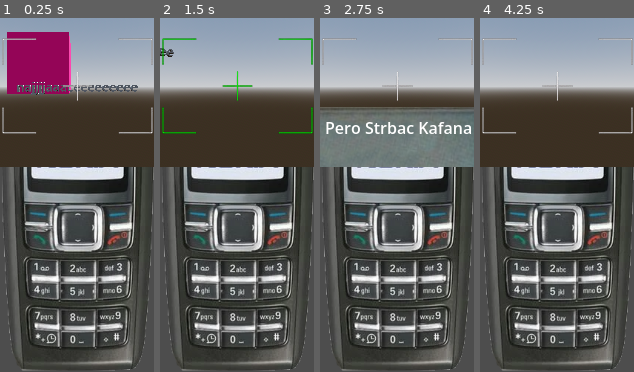
Above: before the commit, frames 1-4 (left to right).
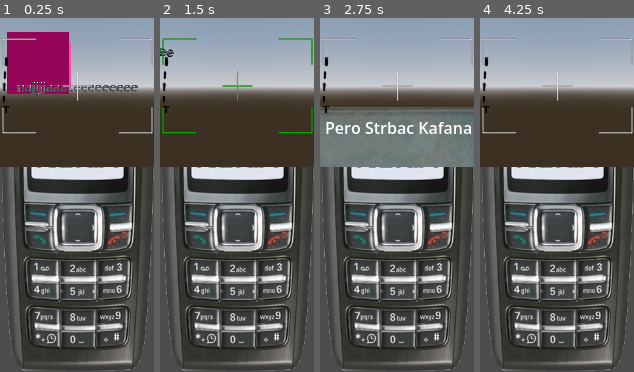
Above: after the commit, the same moments.

Repository: Pr0pyh/FonGameJam
Game: Godot game, scene res://scenes/main/main.tscn
The game is run twice, just before and just after one commit, with the same random seed, the same clock (stepped at 60 frames per second) and the same inputs. This scene is started directly instead of the project's main scene.
Inputs (mouse positions are in pixels of both pictures, inside the frame that each line leads up to):
- Up to frame 1 (0.25 s): no input
- Up to frame 2 (1.5 s): tap Enter (ui_accept) at 0.5, 0.77 s; move the mouse to (270, 173) at 0.52 s; hold Right (ui_right) 0.53-1.25 s; click (270, 173) at 0.67 s; drag from (206, 209) to (229, 262) at 1.27 s
- Up to frame 3 (2.75 s): tap Enter (ui_accept) at 2 s; move the mouse to (412, 113) at 2.02 s; hold Right (ui_right) from 2.03 s (still down)
- Up to frame 4 (4.25 s): release Right (ui_right) at 2.75 s; tap Enter (ui_accept) at 2.75, 3.5, 3.77 s; drag from (549, 262) to (510, 138) at 2.77 s; move the mouse to (603, 244) at 3.52 s; hold Left (ui_left) from 3.53 s (still down); tap Escape (ui_cancel) at 4.15 s

The runs differ from the first frame. In frame 1, 0.2% of the frame differs, in the area x 1-6%, y 11-27%; in frame 2, 0.2%; in frame 3, 0.2%; in frame 4, 0.2%.

Commit message:
health sistem poceo

Diff:
--- /dev/null
+++ b/scenes/HealthComponent/HealthComponent.tscn
@@ -0,0 +1,25 @@
+[gd_scene format=3 uid="uid://dwe2cicv7twsx"]
+
+[ext_resource type="Texture2D" uid="uid://bibqqa0crdv20" path="res://assets/baterijapuna.png" id="1_clwg0"]
+
+[node name="HealthComponent" type="Control" unique_id=1497718036]
+layout_mode = 3
+anchors_preset = 15
+anchor_right = 1.0
+anchor_bottom = 1.0
+grow_horizontal = 2
+grow_vertical = 2
+
+[node name="TextureProgressBar" type="TextureProgressBar" parent="." unique_id=1384147077]
+layout_mode = 1
+anchors_preset = 4
+anchor_top = 0.5
+anchor_bottom = 0.5
+offset_left = 13.0
+offset_top = -35.0
+offset_right = 53.0
+offset_bottom = 36.0
+grow_vertical = 2
+value = 100.0
+fill_mode = 3
+texture_progress = ExtResource("1_clwg0")
--- a/scenes/Messages/CallMessage/call_message.gd
+++ b/scenes/Messages/CallMessage/call_message.gd
@@ -2,12 +2,14 @@
 class_name CallMessage
 
 @onready var contact_label: Label = $Label
+@export var contact_names_positives: Dictionary[String, bool]
 
-@export var contact_names_positives: Dictionary[String, bool]
+var is_positive_contact = true
 
 func spawn():
 	visible = true
 	var rnum = randi_range(0, contact_names_positives.size()-1)
 	contact_label.text = contact_names_positives.keys().pick_random()
+	is_positive_contact = contact_names_positives[contact_label.text]
 	var tween = create_tween()
 	tween.tween_property(self, "position", self.position+Vector2(0.0, -80.0), 0.5)
--- a/scenes/Messages/MessageGenerator/MessageGenerator.tscn
+++ b/scenes/Messages/MessageGenerator/MessageGenerator.tscn
@@ -5,7 +5,7 @@
 
 [node name="MessageGenerator" type="Node" unique_id=1368587972]
 script = ExtResource("1_bu7m5")
-positive_message_scene = ExtResource("2_hrgeq")
+call_message_scene = ExtResource("2_hrgeq")
 
 [node name="MessageTimer" type="Timer" parent="." unique_id=1169594955]
 wait_time = 2.0
--- a/scenes/Messages/MessageGenerator/message_generator.gd
+++ b/scenes/Messages/MessageGenerator/message_generator.gd
@@ -1,7 +1,7 @@
 extends Node
 
 @onready var timer: Timer = $MessageTimer
-@export var positive_message_scene: PackedScene
+@export var call_message_scene: PackedScene
 
 var messages: Array[CallMessage]
 
@@ -11,13 +11,21 @@
 func _input(event: InputEvent) -> void:
 	if event.is_action_pressed("ui_cancel"):
 		var popped_message = messages.pop_back()
-		if(popped_message != null):
+		if popped_message != null:
+			if not popped_message.is_positive_contact:
+				remove_health()
+			print(popped_message.is_positive_contact)
 			popped_message.queue_free()
 
 func spawn_message():
 	if not messages.is_empty():
 		return
-	var positive_message = positive_message_scene.instantiate()
-	add_child(positive_message)
-	positive_message.spawn()
-	messages.push_back(positive_message)
+	var call_message = call_message_scene.instantiate()
+	add_child(call_message)
+	call_message.spawn()
+	messages.push_back(call_message)
+
+func remove_health():
+	#TODO
+	#da poziva zasebnu komponentu za oduzimanje healtha
+	pass
--- a/scenes/main/main.tscn
+++ b/scenes/main/main.tscn
@@ -5,6 +5,7 @@
 [ext_resource type="PackedScene" uid="uid://bv5hcuv3nbgdr" path="res://scenes/PhotoCounter/photo_counter.tscn" id="3_l3cfh"]
 [ext_resource type="PackedScene" uid="uid://c1junqd5fosko" path="res://scenes/PhotoScan/photo_scan.tscn" id="4_6q06x"]
 [ext_resource type="PackedScene" uid="uid://dfsdvprt8xkx8" path="res://scenes/Messages/MessageGenerator/MessageGenerator.tscn" id="5_6q06x"]
+[ext_resource type="PackedScene" uid="uid://dwe2cicv7twsx" path="res://scenes/HealthComponent/HealthComponent.tscn" id="6_ow5a4"]
 
 [sub_resource type="ProceduralSkyMaterial" id="ProceduralSkyMaterial_iuonh"]
 sky_horizon_color = Color(0.66224277, 0.6717428, 0.6867428, 1)
@@ -163,6 +164,8 @@
 
 [node name="MessageGenerator" parent="SubViewportContainer/SubViewport/World/Player/Camera3D" unique_id=1368587972 instance=ExtResource("5_6q06x")]
 
+[node name="HealthComponent" parent="SubViewportContainer/SubViewport/World/Player/Camera3D" unique_id=1497718036 instance=ExtResource("6_ow5a4")]
+
 [node name="CollisionShape3D" type="CollisionShape3D" parent="SubViewportContainer/SubViewport/World/Player" unique_id=414738072]
 shape = SubResource("SphereShape3D_iuonh")
 
Binary file added: assets/baterijaprazna.png
Not shown, added: assets/baterijaprazna.png.import
Binary file added: assets/baterijapuna.png
Not shown, added: assets/baterijapuna.png.import
